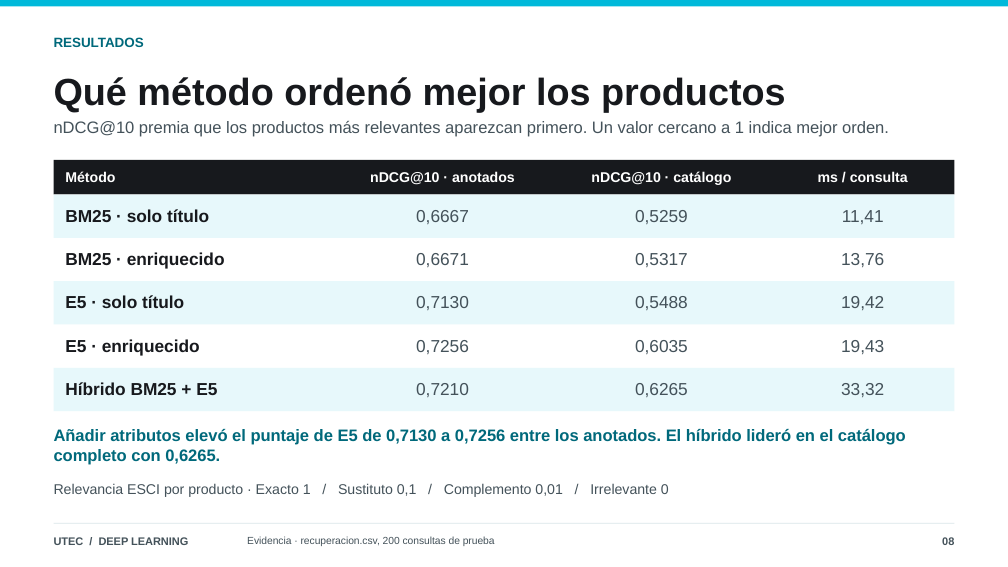
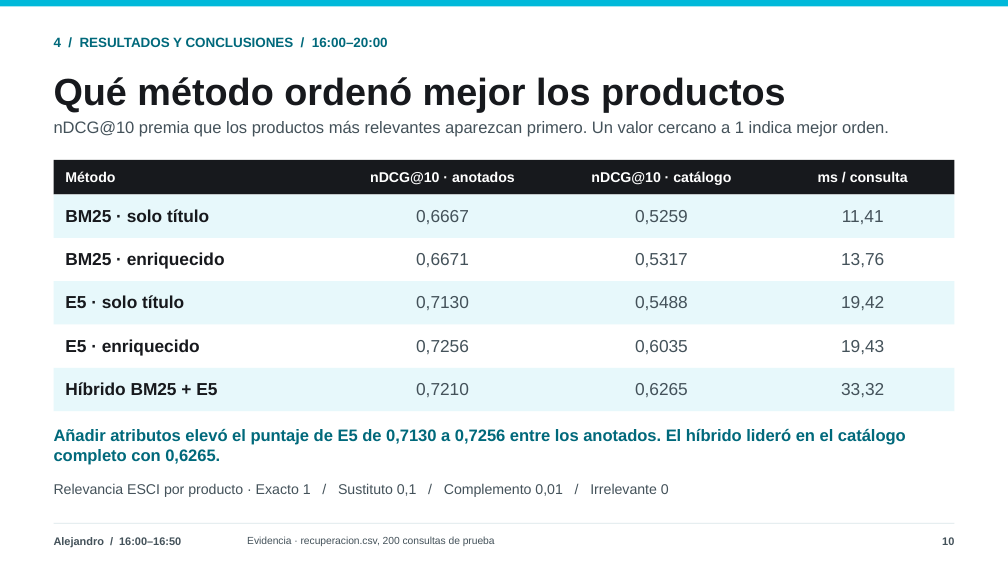
Before and after one commit to josenomberto/UTEC-CDIAV3-MCD8016, a slide deck: slide 10 of Proyecto 4/Presentación Laboratorio 4 - UTEC - con evidencias.pptx (slide 8 before the commit). Drawn at 1008x567 pixels with LibreOffice and Linux fonts; fonts in the diff are those of the drawing. Boxes give left, top, right and bottom in pixels: in the first picture for what was removed or moved away, otherwise in the second. Text is boxed around its words. In the diff, an @@ line names an element or a change of style, - is before the commit and + after.

```diff
--- a/Proyecto 4/Presentación Laboratorio 4 - UTEC - con evidencias.pptx
+++ b/Proyecto 4/Presentación Laboratorio 4 - UTEC - con evidencias.pptx
@@ text at (54, 37, 388, 47): text changed @@
-RESULTADOS
+4 / RESULTADOS Y CONCLUSIONES / 16:00–20:00
@@ text at (54, 537, 181, 547): text changed @@
-UTEC / DEEP LEARNING
+Alejandro / 16:00–16:50
@@ text at (942, 537, 954, 545): text changed @@
-08
+10
```
Also in this commit, not shown: 6 other slides changed, 7 slides added, 5 slides removed, 1 other file.
